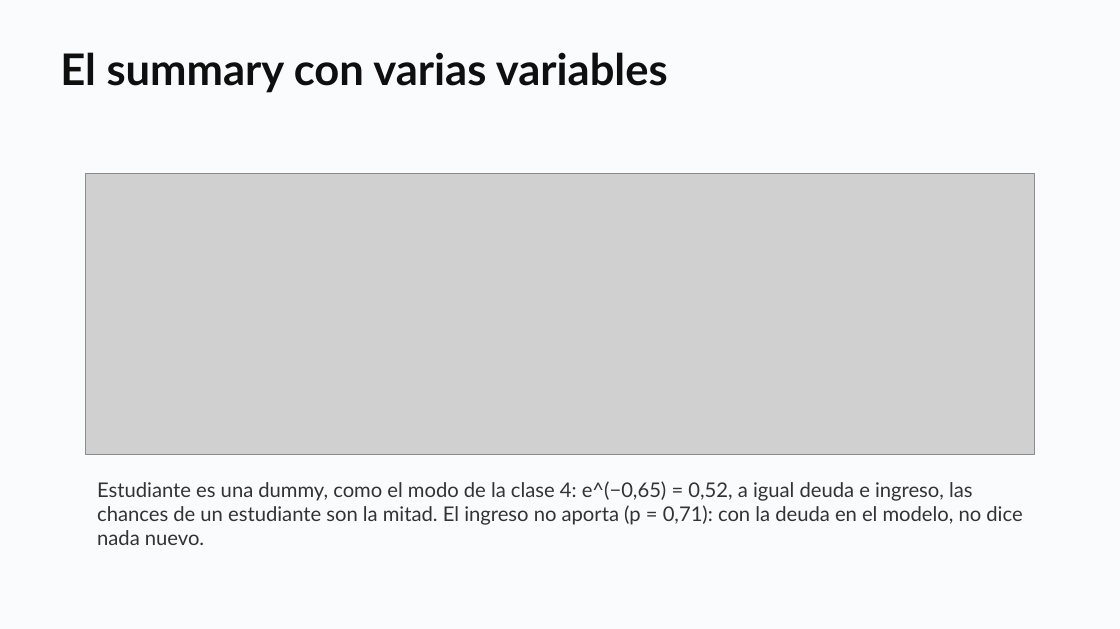
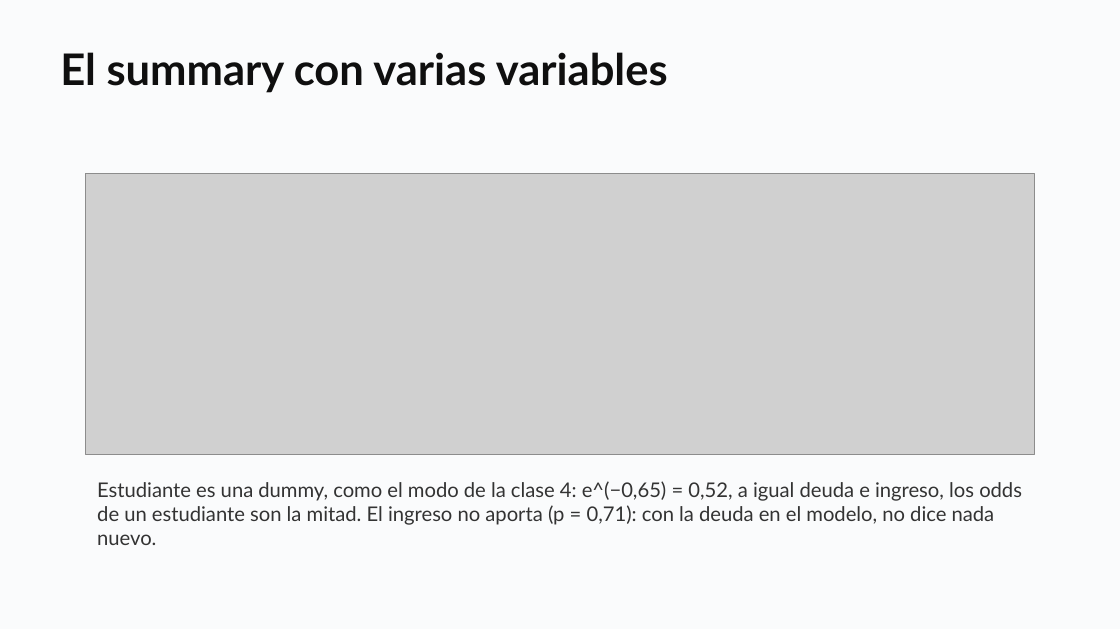
Before and after one commit to daniopitz/diplomado-cdd, a slide deck: slide 24 of presentaciones/clase06_regresion_logistica.pptx. Drawn at 1120x629 pixels with LibreOffice and Linux fonts; fonts in the diff are those of the drawing; grey boxes stand for pictures. Boxes give left, top, right and bottom in pixels: in the first picture for what was removed or moved away, otherwise in the second. Text is boxed around its words. In the diff, an @@ line names an element or a change of style, - is before the commit and + after.

```diff
--- a/presentaciones/clase06_regresion_logistica.pptx
+++ b/presentaciones/clase06_regresion_logistica.pptx
@@ text at box(97, 481, 1022, 545): text changed @@
-Estudiante es una dummy, como el modo de la clase 4: e^(−0,65) = 0,52, a igual deuda e ingreso, las chances de un estudiante son la mitad. El ingreso no aporta (p = 0,71): con la deuda en el modelo, no dice nada nuevo.
+Estudiante es una dummy, como el modo de la clase 4: e^(−0,65) = 0,52, a igual deuda e ingreso, los odds de un estudiante son la mitad. El ingreso no aporta (p = 0,71): con la deuda en el modelo, no dice nada nuevo.
```
Also in this commit, not shown: 8 other slides changed, 5 other files.
